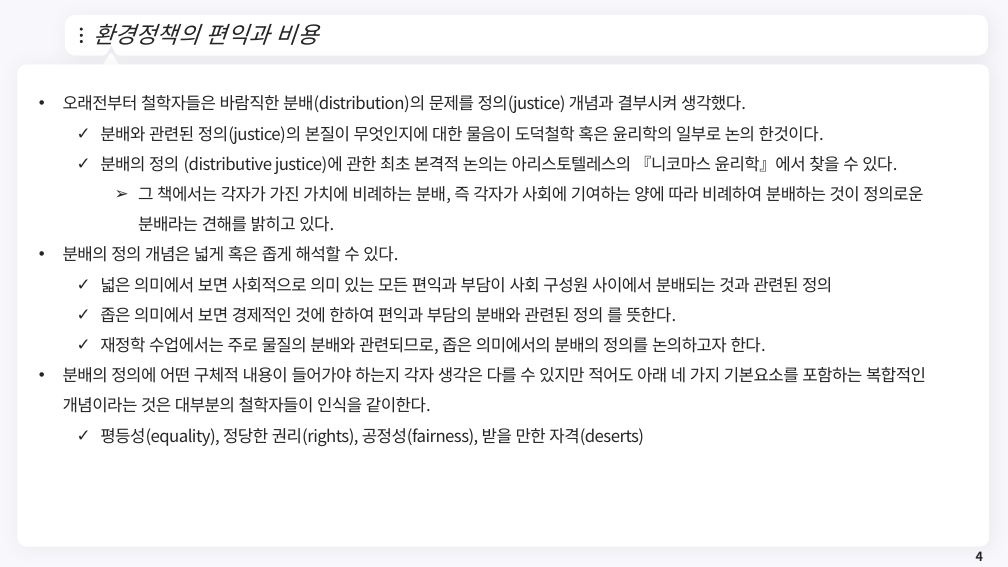
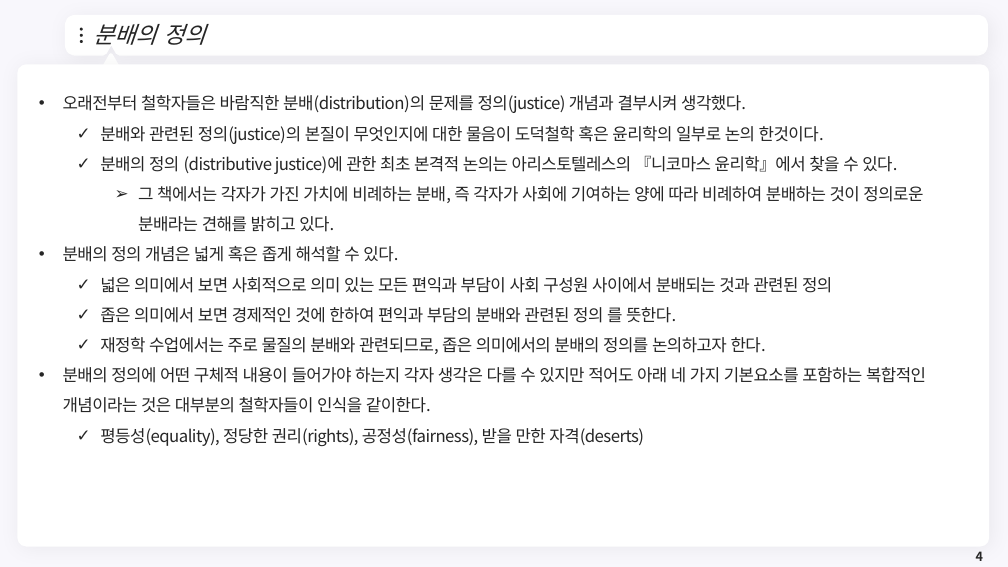
Before and after one commit to meandthey/Teaching, a slide deck: slide 4 of 재정학/01_Lectures/재정학_Chapter_8.pptx. Drawn at 1008x567 pixels with LibreOffice and Linux fonts; fonts in the diff are those of the drawing; background and template pictures are left out. Boxes give left, top, right and bottom in pixels: in the first picture for what was removed or moved away, otherwise in the second. Text is boxed around its words. In the diff, an @@ line names an element or a change of style, - is before the commit and + after.

```diff
--- a/재정학/01_Lectures/재정학_Chapter_8.pptx
+++ b/재정학/01_Lectures/재정학_Chapter_8.pptx
@@ title at [93, 24, 205, 45]: text changed @@
-환경정책의 편익과 비용
+분배의 정의
```
Also in this commit, not shown: 7 other slides changed, 3 other files.
